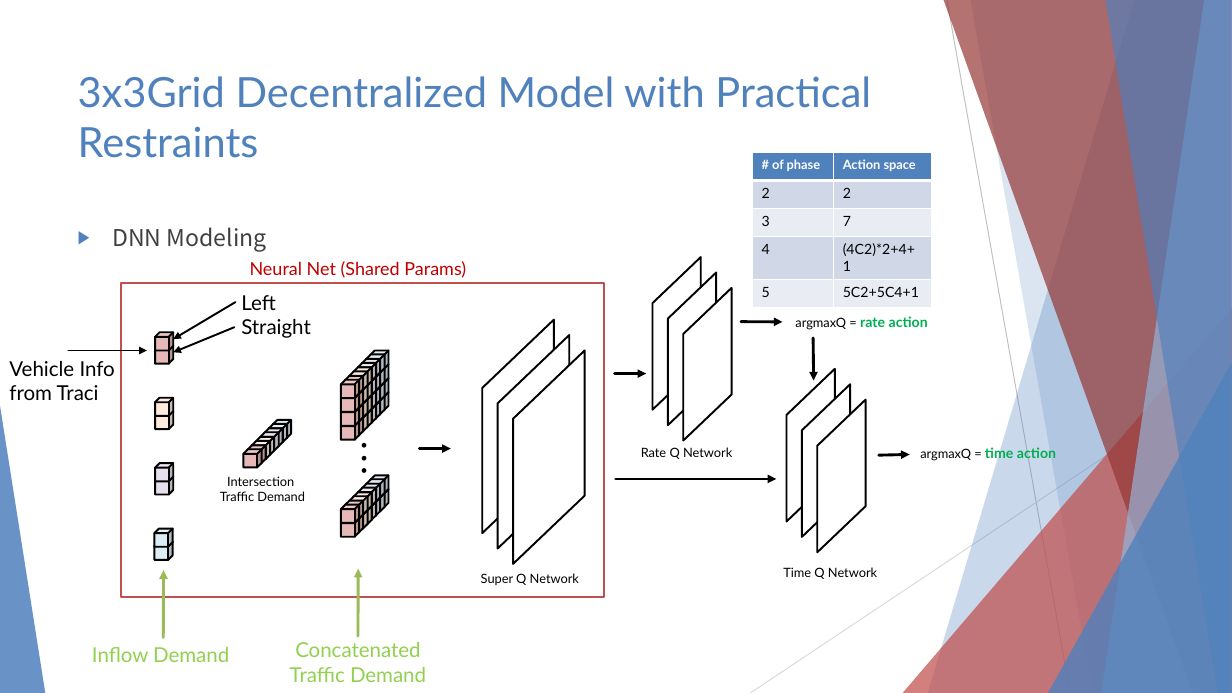
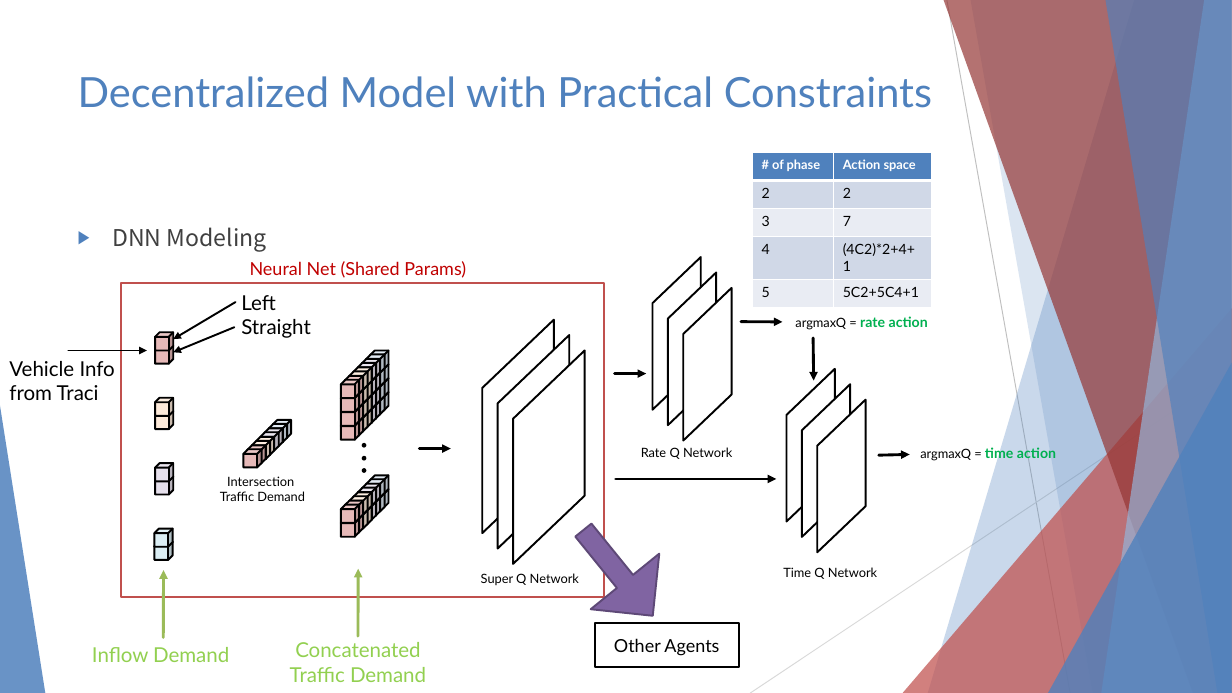
Before and after one commit to 3neutronstar/rl-constraints-traffic, a slide deck: slide 9 of Traffic Optimization Final Speech.pptx. Drawn at 1232x693 pixels with LibreOffice and Linux fonts; fonts in the diff are those of the drawing. Boxes give left, top, right and bottom in pixels: in the first picture for what was removed or moved away, otherwise in the second. Text is boxed around its words. In the diff, an @@ line names an element or a change of style, - is before the commit and + after.

```diff
--- a/Traffic Optimization Final Speech.pptx
+++ b/Traffic Optimization Final Speech.pptx
@@ title at (78,76,932,108): text changed @@
-3x3Grid Decentralized Model with Practical Restraints
+Decentralized Model with Practical Constraints
@@ down arrow added at (549,502,687,643), fill #8064A2, outline #5F4A78 1.5 pt @@
@@ rectangle added at (595,623,739,666), fill #FFFFFF, outline #000000 1.5 pt, 14 pt, text #000000 @@
+Other Agents
```
Also in this commit, not shown: 11 other slides changed, 3 slides added, 3 other files.
